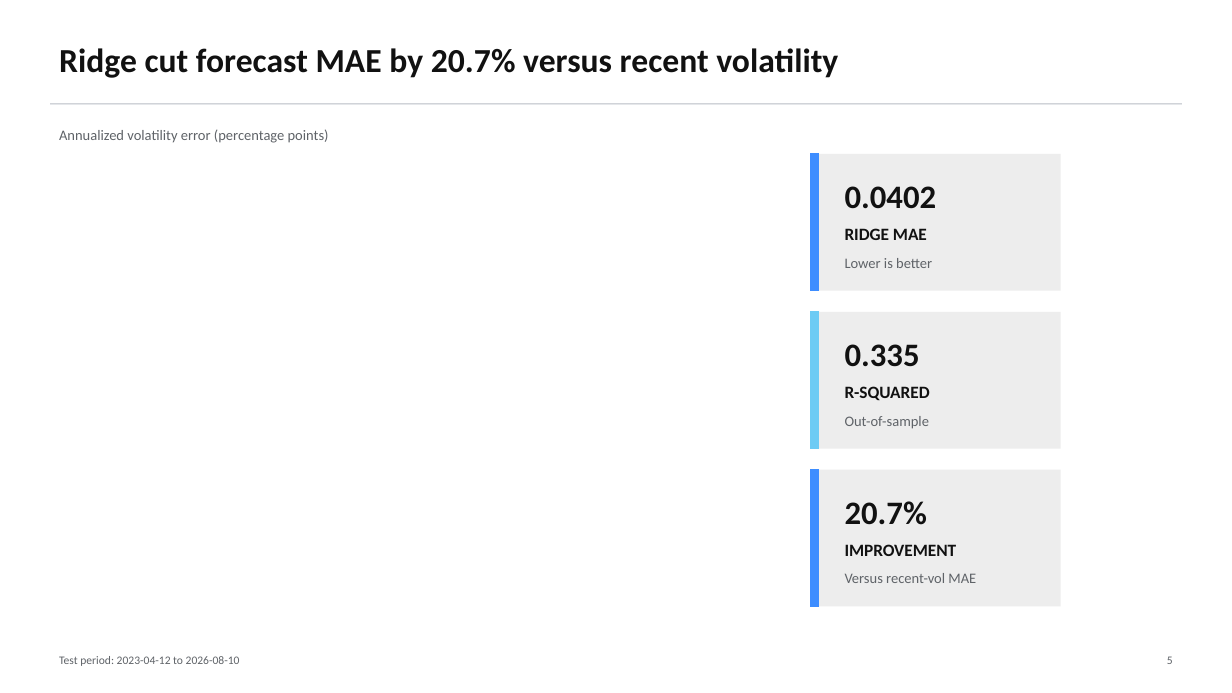
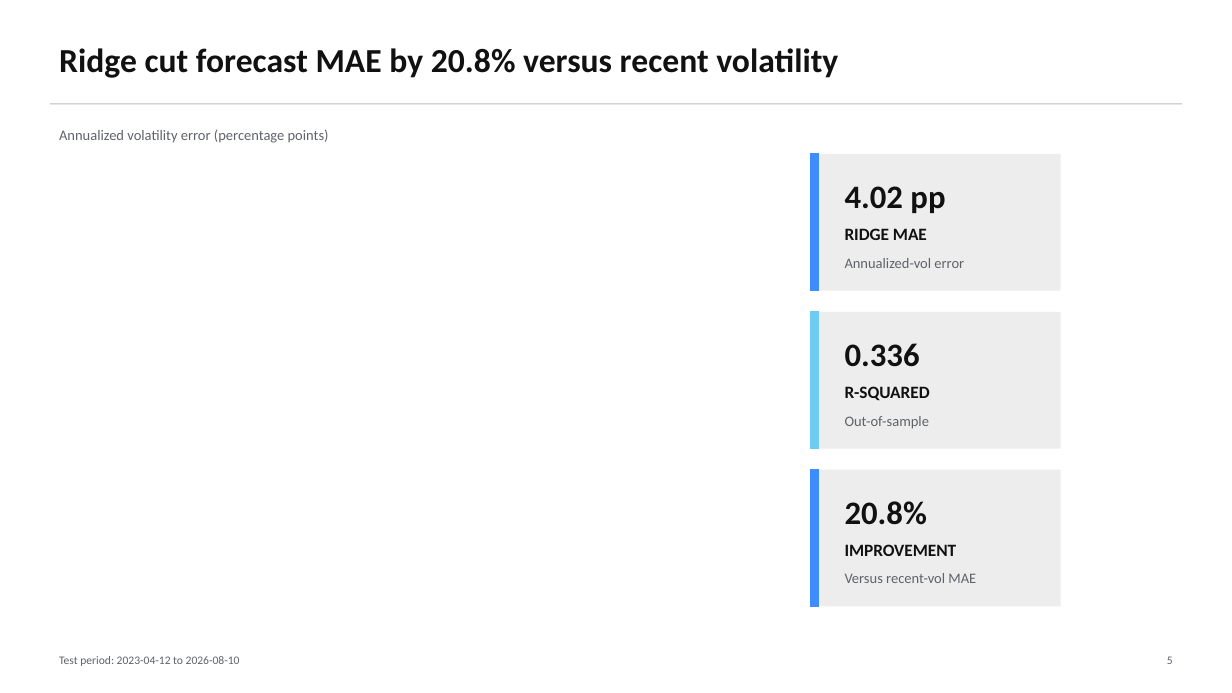
Before and after one commit to pdwi2020/bootcamp_paritosh_dwivedi, a slide deck: slide 5 of project/reports/stakeholder_presentation.pptx. Drawn at 1232x693 pixels with LibreOffice and Linux fonts; fonts in the diff are those of the drawing. Boxes give left, top, right and bottom in pixels: in the first picture for what was removed or moved away, otherwise in the second. Text is boxed around its words. In the diff, an @@ line names an element or a change of style, - is before the commit and + after.

```diff
--- a/project/reports/stakeholder_presentation.pptx
+++ b/project/reports/stakeholder_presentation.pptx
@@ text at (x1=59, y1=48, x2=838, y2=78): text changed @@
-Ridge cut forecast MAE by 20.7% versus recent volatility
+Ridge cut forecast MAE by 20.8% versus recent volatility
@@ text at (x1=845, y1=186, x2=945, y2=213): text changed @@
-0.0402
+4.02 pp
@@ text at (x1=845, y1=258, x2=964, y2=268): text changed @@
-Lower is better
+Annualized-vol error
@@ text at (x1=845, y1=343, x2=920, y2=367): text changed @@
-0.335
+0.336
@@ text at (x1=845, y1=501, x2=927, y2=525): text changed @@
-20.7%
+20.8%
```
Also in this commit, not shown: 6 other slides changed, 1 slide added, 1 slide removed, 30 other files.
